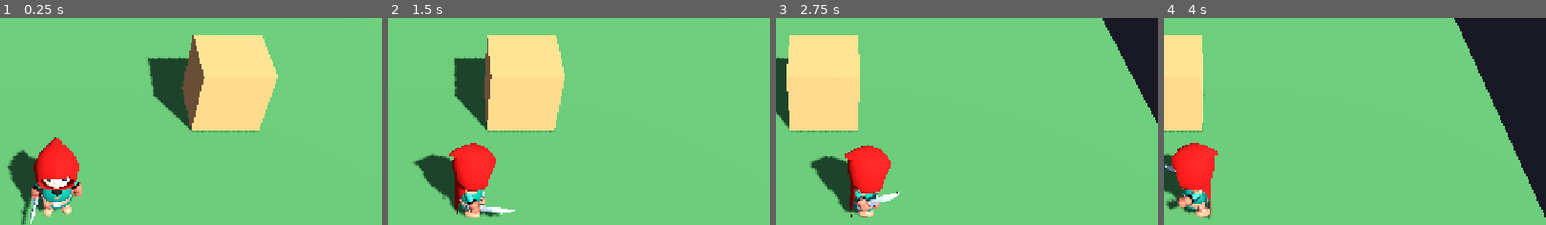
Above: before the commit, frames 1-4 (left to right).
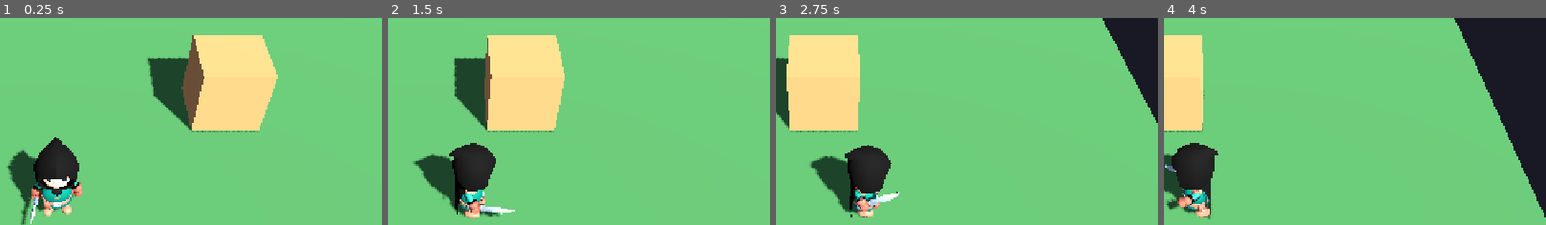
Above: after the commit, the same moments.

Repository: OuterHeavenX/godot-2.5D-rpg
Game: Godot game, scene res://src/world/main.tscn
Same seed, same stepped clock (60 frames per second), same inputs: the game is played once before the commit and once after it.
Inputs (mouse positions are % of the whole screen's width and height, from its top left):
- Up to frame 1 (0.25 s): no input
- Up to frame 2 (1.5 s): move the mouse to (72, 47) at 0.52 s; hold D (move_right) 0.53-1.25 s; click (72, 47) at 0.67 s; drag from (30, 57) to (45, 72) at 1.27 s
- Up to frame 3 (2.75 s): move the mouse to (60, 29) at 2.02 s; hold D (move_right) from 2.03 s (still down)
- Up to frame 4 (4 s): release D (move_right) at 2.75 s; drag from (45, 72) to (20, 36) at 2.77 s; move the mouse to (80, 67) at 3.52 s; hold A (move_left) from 3.53 s (still down)
The pictures show only the part of the screen within x 43-93%, y 6-56%; the shares and areas given below are measured in that part.

The runs differ from the first frame. In frame 1, 2.0% of the frame differs, in the area x 8-21%, y 57-87%; in frame 2, 2.3%, in the area x 16-29%, y 60-95%; in frame 3, 2.2%; in frame 4, 2.2%.

Commit message:
Fix flipped hood/cape: black outside, red inside

Diff:
--- a/src/player/cape_two_tone.gdshader
+++ b/src/player/cape_two_tone.gdshader
@@ -2,14 +2,14 @@
 render_mode cull_disabled;
 
 // Two-tone cape: outside black, inside red.
-// The KayKit cape mesh has inverted winding, so the outer surface renders
-// as backfaces (!FRONT_FACING) and the inner surface as front faces.
+// The KayKit cape mesh has flipped winding/normals, so the outer surface
+// renders as front faces (FRONT_FACING) and the inner surface as backfaces.
 
 uniform vec3 outside_color : source_color = vec3(0.015, 0.015, 0.015);
 uniform vec3 inside_color : source_color = vec3(0.62, 0.03, 0.03);
 uniform float roughness : hint_range(0.0, 1.0) = 0.9;
 
 void fragment() {
-	ALBEDO = FRONT_FACING ? inside_color : outside_color;
+	ALBEDO = FRONT_FACING ? outside_color : inside_color;
 	ROUGHNESS = roughness;
 }
--- a/src/player/hood_two_tone.gdshader
+++ b/src/player/hood_two_tone.gdshader
@@ -2,8 +2,8 @@
 render_mode cull_disabled;
 
 // Two-tone hood: outside black, inside red.
-// The KayKit rogue mesh has inverted winding, so the outer surface renders
-// as backfaces (!FRONT_FACING) and the inner surface as front faces.
+// The KayKit rogue mesh has flipped winding/normals, so the outer surface
+// renders as front faces (FRONT_FACING) and the inner surface as backfaces.
 // Non-hood parts of the head (face) keep the original texture.
 
 uniform sampler2D albedo_tex : filter_linear, repeat_disable;
@@ -20,7 +20,7 @@
 	bool is_hood = (uv.x > HOOD_MIN.x && uv.x < HOOD_MAX.x
 		&& uv.y > HOOD_MIN.y && uv.y < HOOD_MAX.y);
 	if (is_hood) {
-		ALBEDO = FRONT_FACING ? inside_color : outside_color;
+		ALBEDO = FRONT_FACING ? outside_color : inside_color;
 	} else {
 		ALBEDO = texture(albedo_tex, uv).rgb;
 	}
Not shown, changed: docs/index.html
Not shown, changed: docs/index.pck
